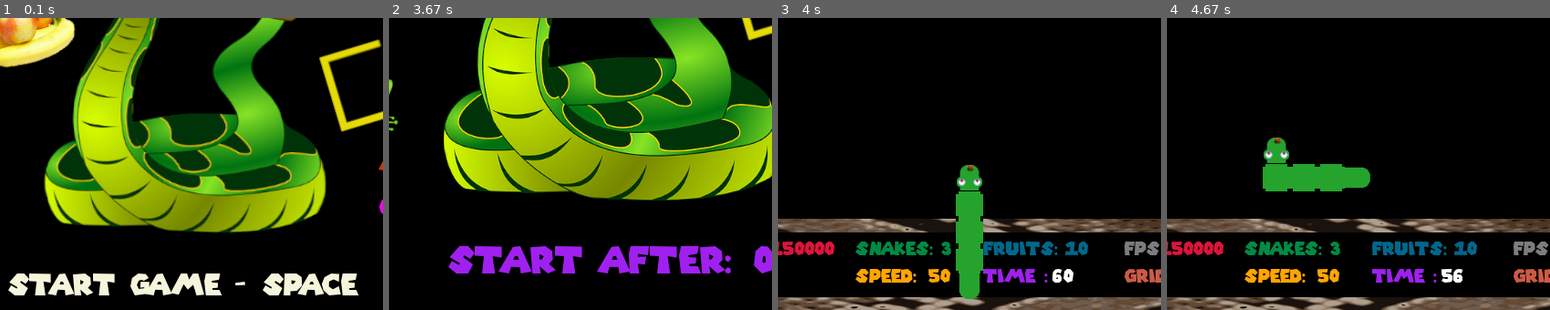
Above: before the commit, frames 1-4 (left to right).
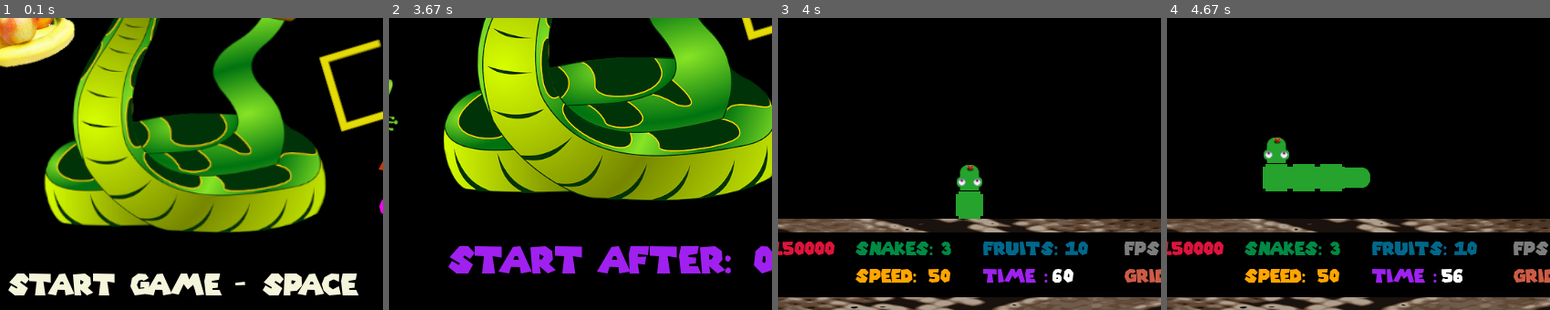
Above: after the commit, the same moments.

Repository: byAbaddon/PyGame-Greedy-Snake
Game: pygame game, started from main.py
The game is run twice, just before and just after one commit, with the same random seed, the same clock (stepped at 60 frames per second) and the same inputs.
Inputs:
- Up to frame 1 (0.1 s): no input
- Up to frame 2 (3.67 s): tap Space at 0.33 s
- Up to frame 3 (4 s): hold Left from 3.98 s (still down)
- Up to frame 4 (4.67 s): release Left at 4.53 s; hold Up from 4.57 s (still down)
The pictures show only the part of the screen within x 23-73%, y 50-100%; the shares and areas given below are measured in that part.

Frames 1-2 are identical in both runs. In frame 3, 1.8% of the frame differs, in the area x 46-54%, y 68-97%; in frame 4, nothing differs.

Commit message:
Update snake.py

Diff:
--- a/src/classes/snake.py
+++ b/src/classes/snake.py
@@ -46,7 +46,7 @@
         self.direction_name = 'up'
         self.body = scale_image('./src/assets/images/snake/body_cross.png', BLOCK_SIZE, BLOCK_SIZE)
         self.queue = scale_image('./src/assets/images/snake/queue_up.png', BLOCK_SIZE, BLOCK_SIZE)
-        self.body_list = [vec(self.start_x_pos, self.start_y_pos + i) for i in range(5)]
+        self.body_list = [vec(self.start_x_pos, self.start_y_pos) for _ in range(5)]
 
     def check_direction(self):
         for event in pygame.event.get():
